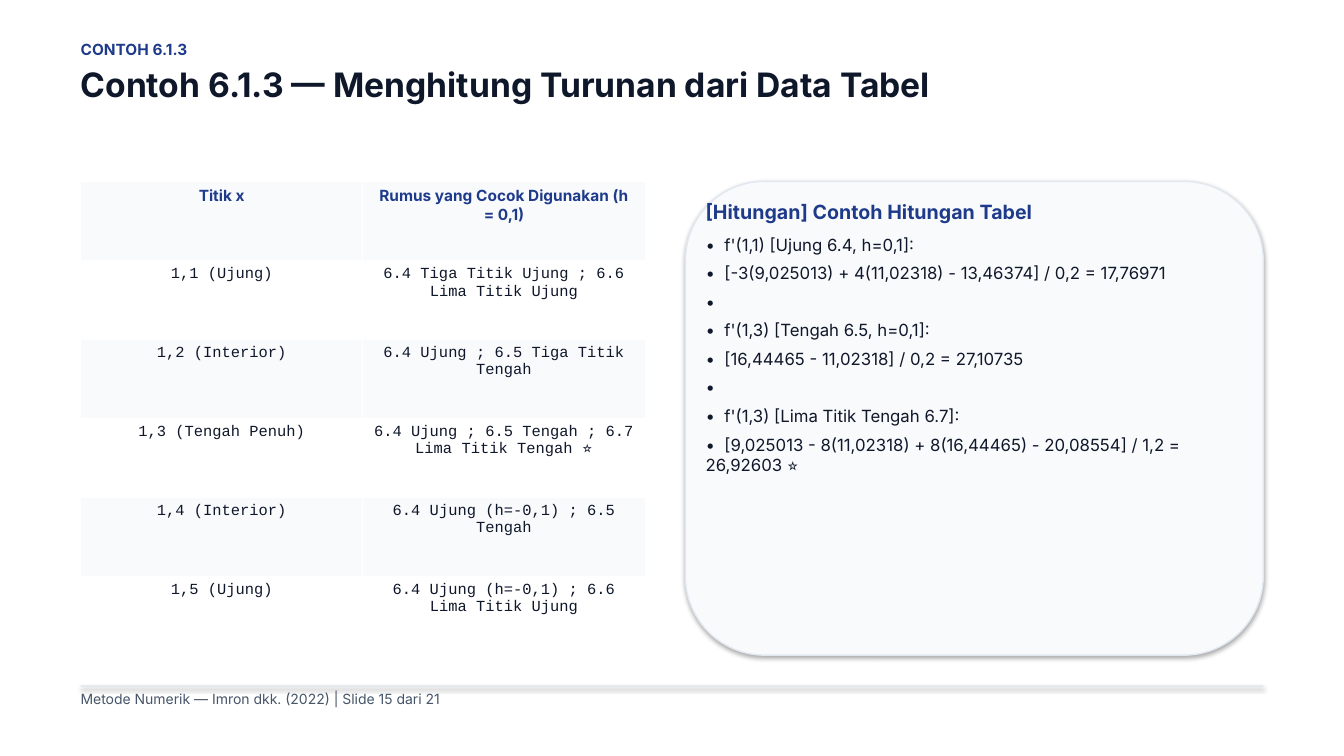
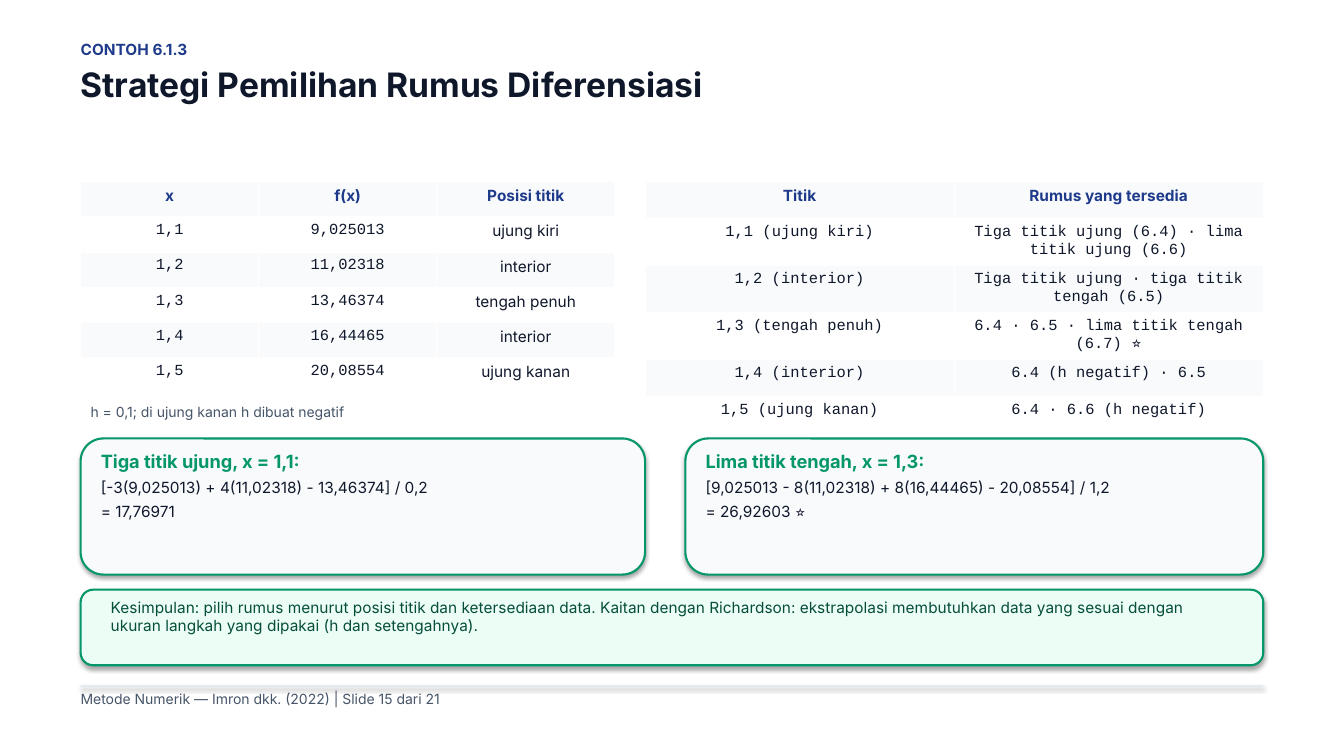
Before and after one commit to Moreyartea/Diferensiasi-Numerik, a slide deck: slide 15 of Diferensiasi_Numerik.pptx. Drawn at 1344x756 pixels with LibreOffice and Linux fonts; fonts in the diff are those of the drawing. Boxes give left, top, right and bottom in pixels: in the first picture for what was removed or moved away, otherwise in the second. Text is boxed around its words. In the diff, an @@ line names an element or a change of style, - is before the commit and + after.

Commit message:
refactor: redesign Richardson extrapolation slides and update presentation materials

```diff
--- a/Diferensiasi_Numerik.pptx
+++ b/Diferensiasi_Numerik.pptx
@@ text at <box>81,71,703,105</box>: text changed @@
-Contoh 6.1.3 — Menghitung Turunan dari Data Tabel
+Strategi Pemilihan Rumus Diferensiasi
@@ table at <box>81,181,616,393</box> @@
-column 1: Titik x | 1,1 (Ujung) | 1,2 (Interior) | 1,3 (Tengah Penuh) | 1,4 (Interior) | 1,5 (Ujung)
-column 2: Rumus yang Cocok Digunakan (h = 0,1) | 6.4 Tiga Titik Ujung ; 6.6 Lima Titik Ujung | 6.4 Ujung ; 6.5 Tiga Titik Tengah | 6.4 Ujung ; 6.5 Tengah ; 6.7 Lima Titik Tengah ⭐ | 6.4 Ujung (h=-0,1) ; 6.5 Tengah | 6.4 Ujung (h=-0,1) ; 6.6 Lima Titik Ujung
+column 1: x | 1,1 | 1,2 | 1,3 | 1,4 | 1,5
+column 2: f(x) | 9,025013 | 11,02318 | 13,46374 | 16,44465 | 20,08554
+column 3: Posisi titik | ujung kiri | interior | tengah penuh | interior | ujung kanan
@@ table: place and size @@
-table at <box>81,181,645,655</box>
+table at <box>81,181,616,393</box>
@@ table added at <box>645,181,1264,422</box>, 6 rows, 2 columns @@
+Titik | Rumus yang tersedia
+1,1 (ujung kiri) | Tiga titik ujung (6.4) · lima titik ujung (6.6)
+1,2 (interior) | Tiga titik ujung · tiga titik tengah (6.5)
+1,3 (tengah penuh) | 6.4 · 6.5 · lima titik tengah (6.7) ⭐
+1,4 (interior) | 6.4 (h negatif) · 6.5
+1,5 (ujung kanan) | 6.4 · 6.6 (h negatif)
@@ rounded rectangle removed at <box>686,181,1263,655</box> @@
@@ text removed at <box>706,203,1166,474</box> @@
-[Hitungan] Contoh Hitungan Tabel
-• f'(1,1) [Ujung 6.4, h=0,1]:
-• [-3(9,025013) + 4(11,02318) - 13,46374] / 0,2 = 17,76971
-•
-• f'(1,3) [Tengah 6.5, h=0,1]:
-• [16,44465 - 11,02318] / 0,2 = 27,10735
-•
-• f'(1,3) [Lima Titik Tengah 6.7]:
-• [9,025013 - 8(11,02318) + 8(16,44465) - 20,08554] / 1,2 = 26,92603 ⭐
@@ text added at <box>91,406,344,420</box>, 10 pt, text #475569 @@
+h = 0,1; di ujung kanan h dibuat negatif
@@ rounded rectangle added at <box>81,439,645,575</box>, fill #F8FAFC, outline #059669 1.5 pt @@
@@ rounded rectangle added at <box>686,439,1263,575</box>, fill #F8FAFC, outline #059669 1.5 pt @@
@@ text added at <box>101,454,428,520</box>, 11 pt, text #0F172A @@
+Tiga titik ujung, x = 1,1:
+[-3(9,025013) + 4(11,02318) - 13,46374] / 0,2
+= 17,76971
@@ text added at <box>706,454,1110,520</box>, 11 pt, text #0F172A @@
+Lima titik tengah, x = 1,3:
+[9,025013 - 8(11,02318) + 8(16,44465) - 20,08554] / 1,2
+= 26,92603 ⭐
@@ rounded rectangle added at <box>81,590,1263,665</box>, fill #ECFDF5, outline #059669 1.5 pt @@
@@ text added at <box>111,601,1183,635</box>, 11 pt, text #064E3B @@
+Kesimpulan: pilih rumus menurut posisi titik dan ketersediaan data. Kaitan dengan Richardson: ekstrapolasi membutuhkan data yang sesuai dengan ukuran langkah yang dipakai (h dan setengahnya).
```
Also in this commit, not shown: 4 other slides changed, 1 slide added, 1 slide removed, 6 other files.
